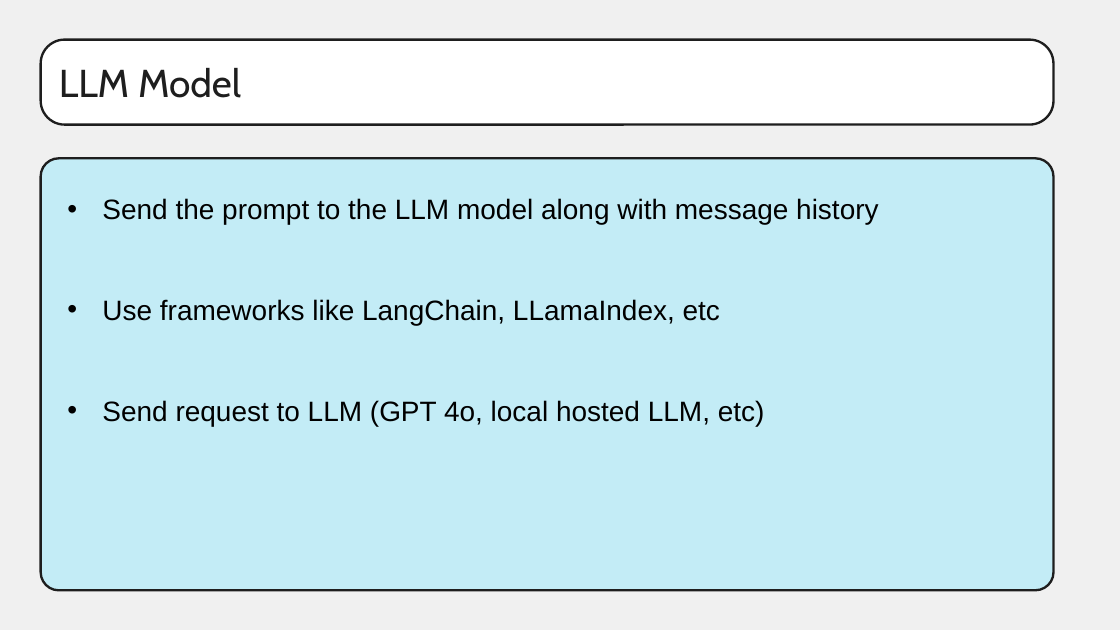
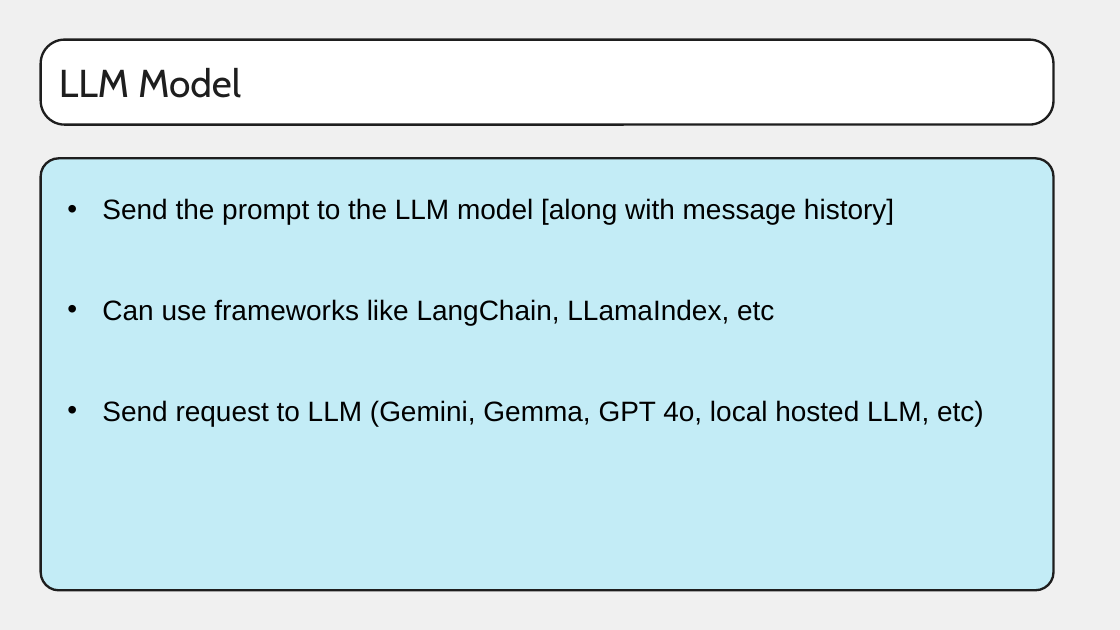
Before and after one commit to ro1406/rag-with-gemini, a slide deck: slide 14 of Intro To RAG.pptx (slide 15 before the commit). Drawn at 1120x630 pixels with LibreOffice and Linux fonts; fonts in the diff are those of the drawing. Boxes give left, top, right and bottom in pixels: in the first picture for what was removed or moved away, otherwise in the second. Text is boxed around its words. In the diff, an @@ line names an element or a change of style, - is before the commit and + after.

```diff
--- a/Intro To RAG.pptx
+++ b/Intro To RAG.pptx
@@ text at <box>102,198,984,426</box>: text changed @@
-• Send the prompt to the LLM model along with message history
-• Use frameworks like LangChain, LLamaIndex, etc
-• Send request to LLM (GPT 4o, local hosted LLM, etc)
+• Send the prompt to the LLM model [along with message history]
+• Can use frameworks like LangChain, LLamaIndex, etc
+• Send request to LLM (Gemini, Gemma, GPT 4o, local hosted LLM, etc)
```
Also in this commit, not shown: 11 other slides changed, 2 slides added, 2 slides removed.
